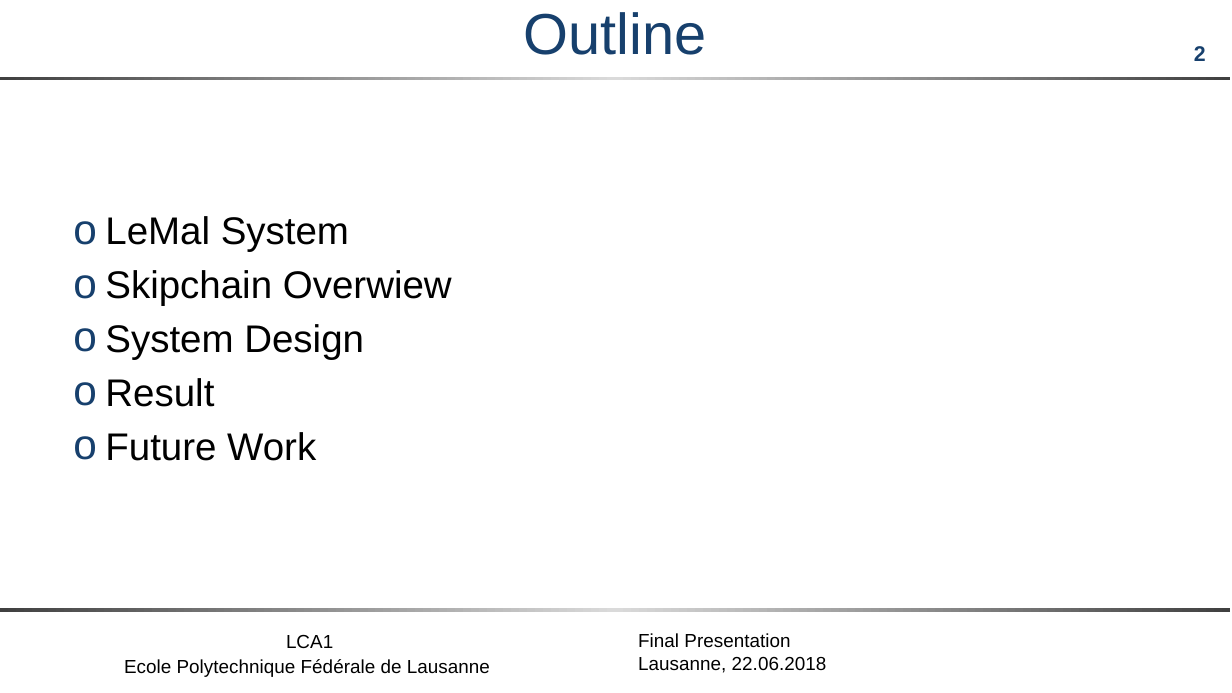
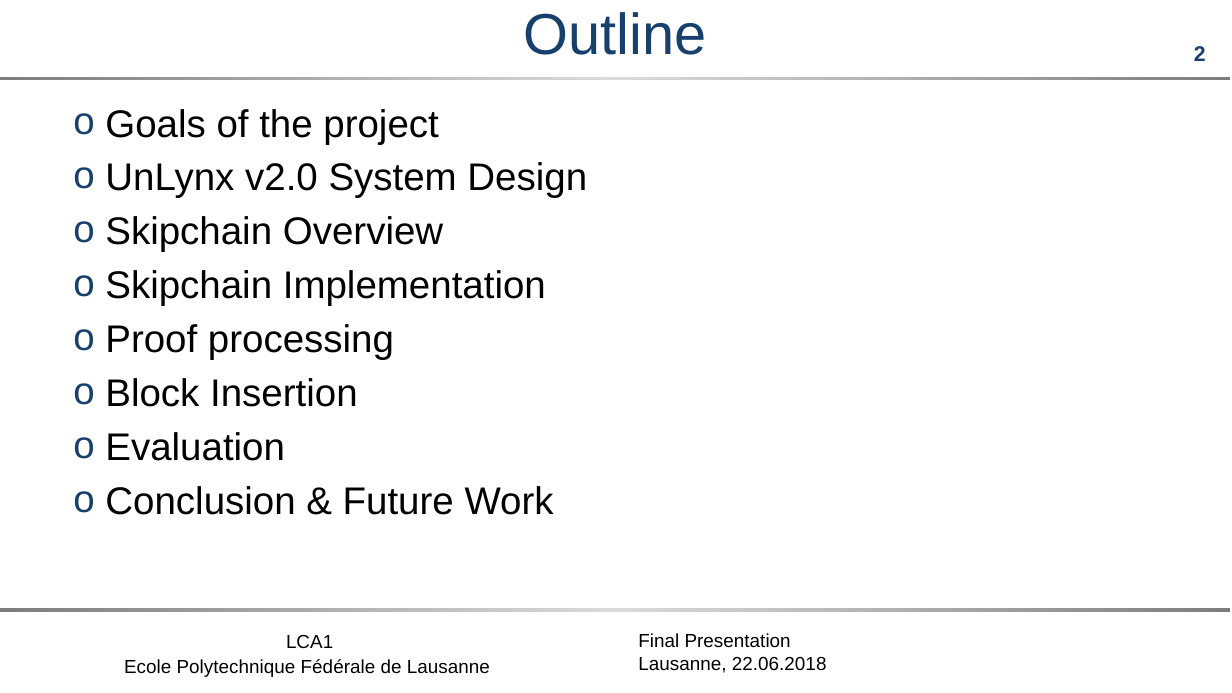
Before and after one commit to maxpr/MasterProjectDocuments, a slide deck: slide 2 of OPT/doc/FinalPresentation.pptx. Drawn at 1232x693 pixels with LibreOffice and Linux fonts; fonts in the diff are those of the drawing; background and template pictures are left out. Boxes give left, top, right and bottom in pixels: in the first picture for what was removed or moved away, otherwise in the second. Text is boxed around its words. In the diff, an @@ line names an element or a change of style, - is before the commit and + after.

```diff
--- a/OPT/doc/FinalPresentation.pptx
+++ b/OPT/doc/FinalPresentation.pptx
@@ rectangle at (0, 77, 1231, 80): fill gradient #818181 to #DADADA to gradient #7D7D7D to #DADADA @@
@@ text at (105, 109, 587, 515): text changed @@
-o LeMal System
-o Skipchain Overwiew
-o System Design
-o Result
-o Future Work
+o Goals of the project
+o UnLynx v2.0 System Design
+o Skipchain Overview
+o Skipchain Implementation
+o Proof processing
+o Block Insertion
+o Evaluation
+o Conclusion & Future Work
@@ rectangle at (0, 608, 1231, 612): fill gradient #818181 to #DADADA to gradient #7D7D7D to #DADADA @@
```
Also in this commit, not shown: 5 other slides changed, 30 slides added, 6 slides removed, 8 other files.
